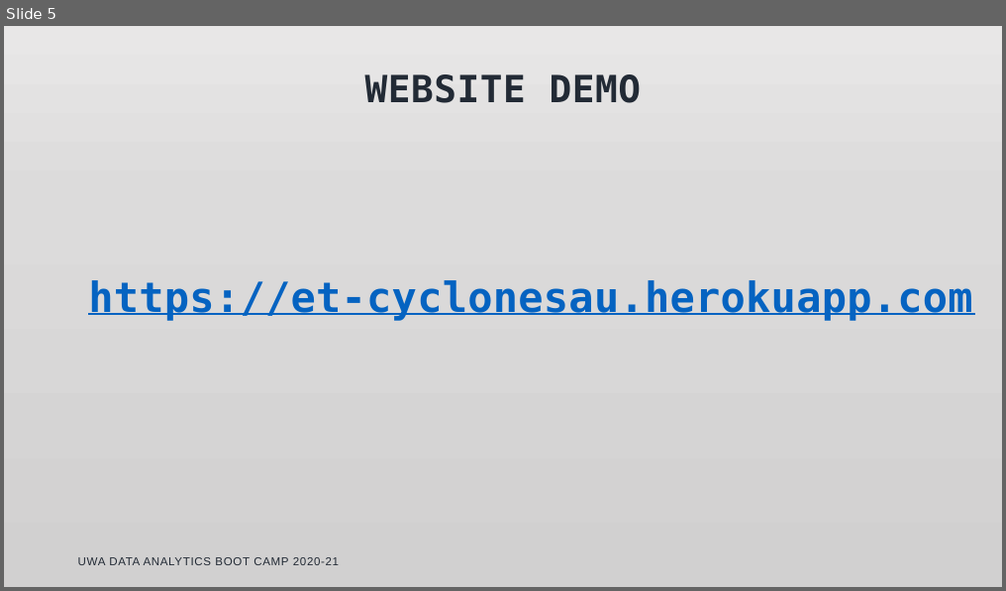
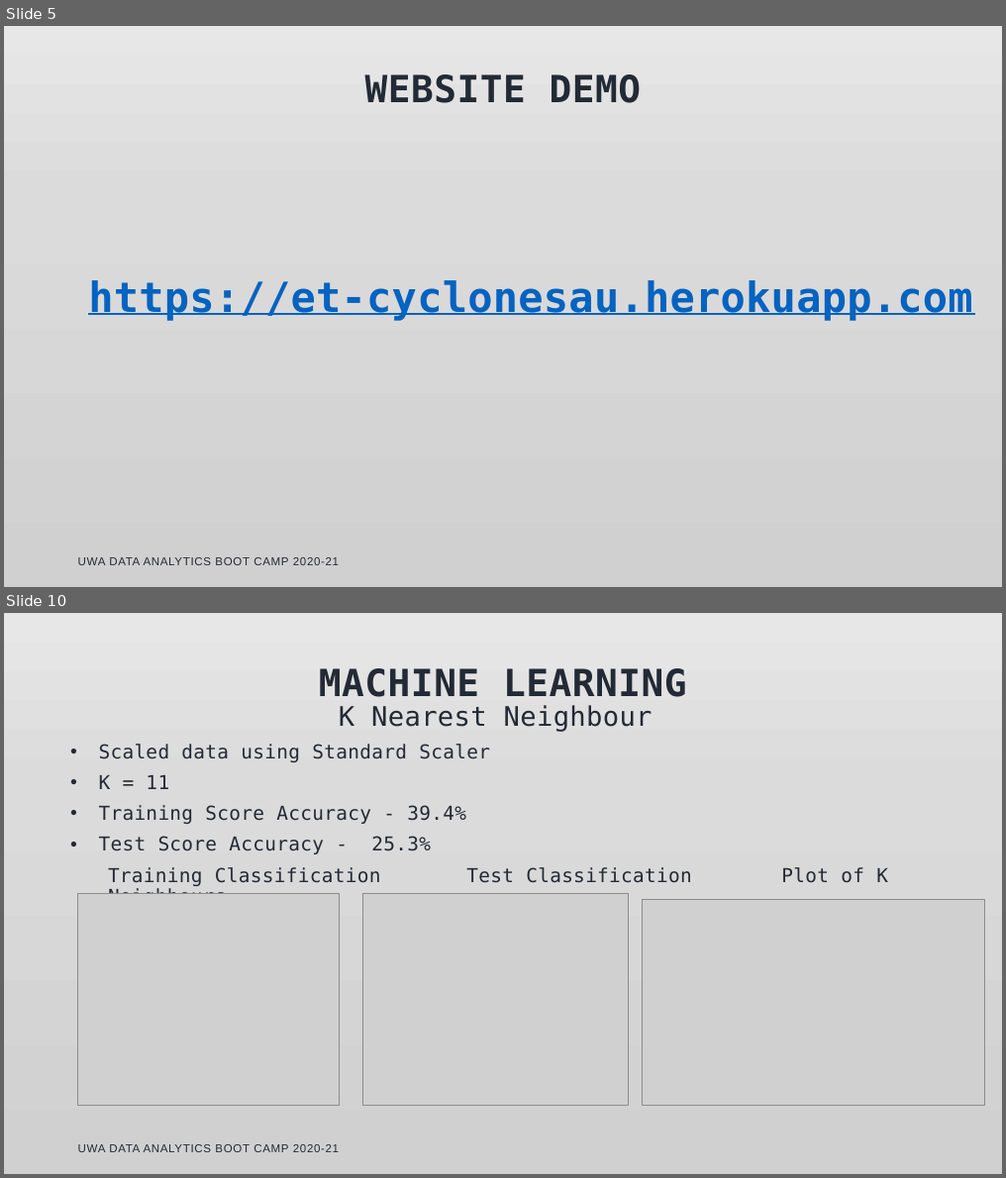
Before and after one commit to etassone1974/UWA-Project-3, a slide deck: Cyclones In Australia.pptx. Shown one above the other, each under a label of ours: slide 5 before the commit, slides 5 and 10 after it; the slides between them are not shown. The pictures are 1006x591 and 1006x1178 pixels, drawn with LibreOffice and Linux fonts; fonts in the diff are those of the drawing; grey boxes stand for pictures; background and template pictures are left out. Boxes give left, top, right and bottom in pixels: in the first picture for what was removed or moved away, otherwise in the second. Text is boxed around its words. In the diff, an @@ line names an element or a change of style, - is before the commit and + after.

```diff
--- a/Cyclones In Australia.pptx
+++ b/Cyclones In Australia.pptx
@@ slide 10 added at [4,613,1002,1174], background picture (left out) @@
@@ title added at [319,668,687,697], 36 pt, text #222A35, bold @@
+MACHINE LEARNING
@@ text added at [99,705,888,886], 18.5 pt, text #222A35 @@
+K Nearest Neighbour
+• Scaled data using Standard Scaler
+• K = 11
+• Training Score Accuracy - 39.4%
+• Test Score Accuracy - 25.3%
+  Training Classification Test Classification Plot of K Neighbours
@@ picture added at [78,894,340,1106] @@
@@ picture added at [363,894,629,1106] @@
@@ picture added at [643,900,985,1106] @@
@@ text added at [78,1145,339,1153], 11 pt, text #222A35 @@
+UWA DATA ANALYTICS BOOT CAMP 2020-21
```
Also in this commit, not shown: 1 slide changed, 6 other slides added, 3 other files.
